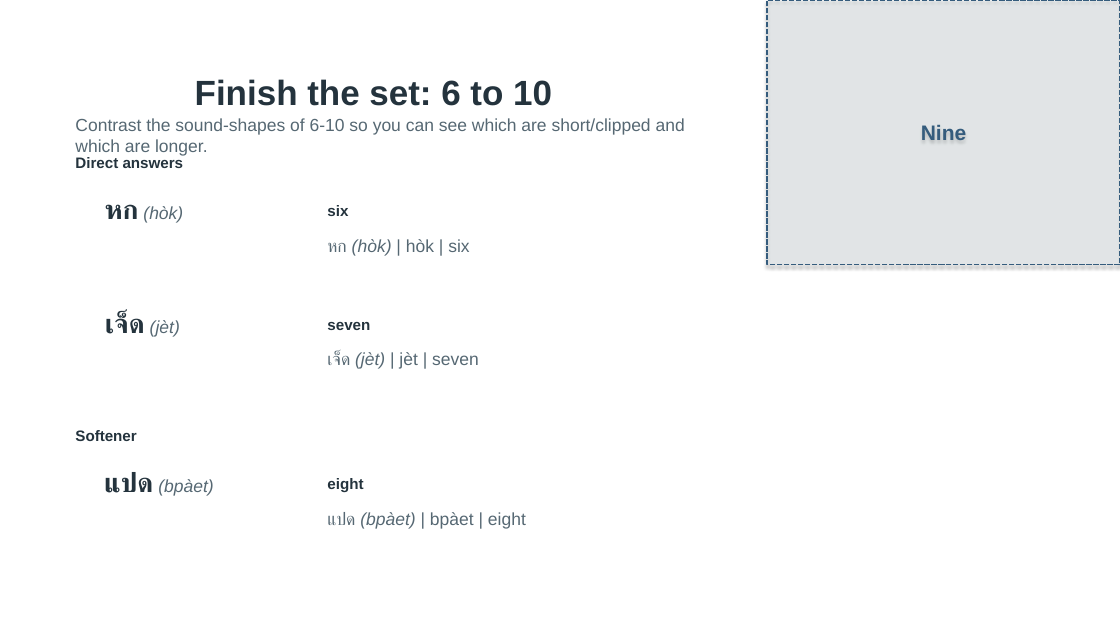
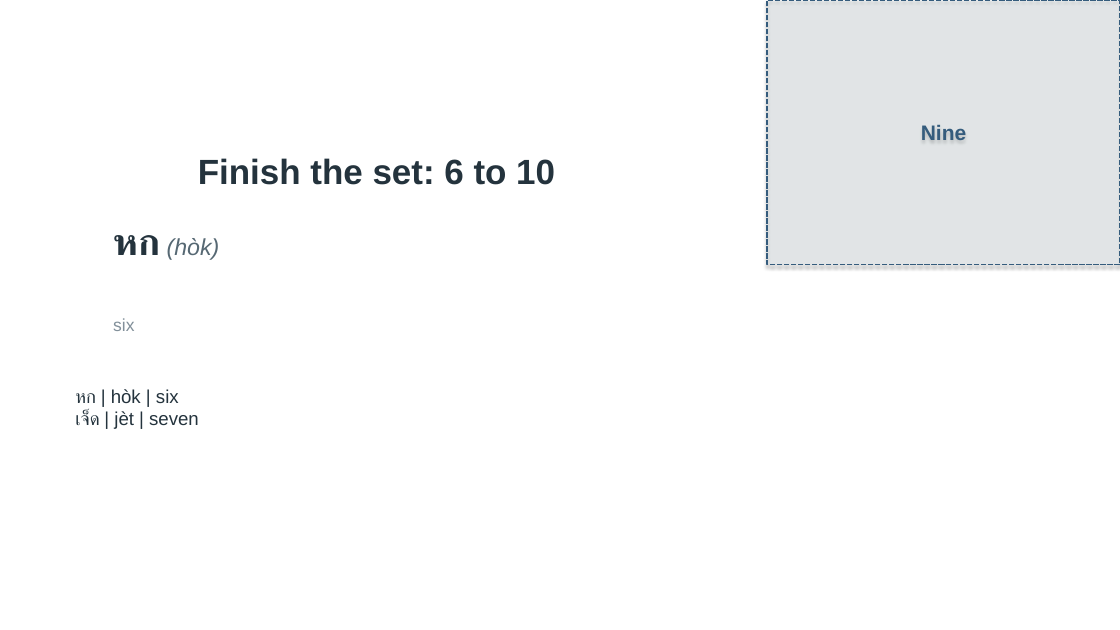
Before and after one commit to OTFTCS/thai-nine, a slide deck: slide 4 of course/modules/M01/L004/M01-L004-canva-deck.pptx. Drawn at 1120x630 pixels with LibreOffice and Linux fonts; fonts in the diff are those of the drawing; background and template pictures are left out. Boxes give left, top, right and bottom in pixels: in the first picture for what was removed or moved away, otherwise in the second. Text is boxed around its words. In the diff, an @@ line names an element or a change of style, - is before the commit and + after.

```diff
--- a/course/modules/M01/L004/M01-L004-canva-deck.pptx
+++ b/course/modules/M01/L004/M01-L004-canva-deck.pptx
@@ text removed at <box>75,118,685,156</box> @@
-Contrast the sound-shapes of 6-10 so you can see which are short/clipped and which are longer.
@@ text "Finish the set: 6 to ...": place and size @@
-text "Finish the set: 6 to ..." at <box>195,79,552,106</box>
+text "Finish the set: 6 to ..." at <box>198,158,555,185</box>
@@ text "Section 2": place and size @@
-text "Section 2" at <box>67,74,178,103</box>
+text "Section 2" at <box>67,158,178,187</box>
@@ text removed at <box>75,157,184,168</box> @@
-Direct answers
@@ text "หก (hòk)": place and size @@
-text "หก (hòk)" at <box>105,204,183,223</box>
+text "หก (hòk)" at <box>113,235,220,260</box>
@@ text "หก (hòk)" at <box>113,235,220,260</box>: size 23 to 32 pt in "หก"; size 15 to 19.8 pt in "(hòk)" @@
@@ text removed at <box>327,239,469,256</box> @@
-หก (hòk) | hòk | six
@@ text "six": place and size @@
-text "six" at <box>327,205,348,216</box>
+text "six" at <box>113,318,134,331</box>
@@ text "six" at <box>113,318,134,331</box>: size 13 to 15 pt, text colour #24333D to #82909A, bold off @@
@@ text removed at <box>105,312,180,337</box> @@
-เจ็ด (jèt)
@@ text removed at <box>327,322,370,330</box> @@
-seven
@@ text at <box>75,389,199,429</box>: text changed; size 15 to 16 pt; text colour #566873 to #24333D @@
-เจ็ด (jèt) | jèt | seven
+หก | hòk | six
+เจ็ด | jèt | seven
@@ text removed at <box>75,430,136,441</box> @@
-Softener
@@ text removed at <box>104,472,213,496</box> @@
-แปด (bpàet)
@@ text removed at <box>327,478,363,492</box> @@
-eight
@@ text removed at <box>327,512,526,529</box> @@
-แปด (bpàet) | bpàet | eight
```
Also in this commit, not shown: 1 other slide changed, 6 other files.
